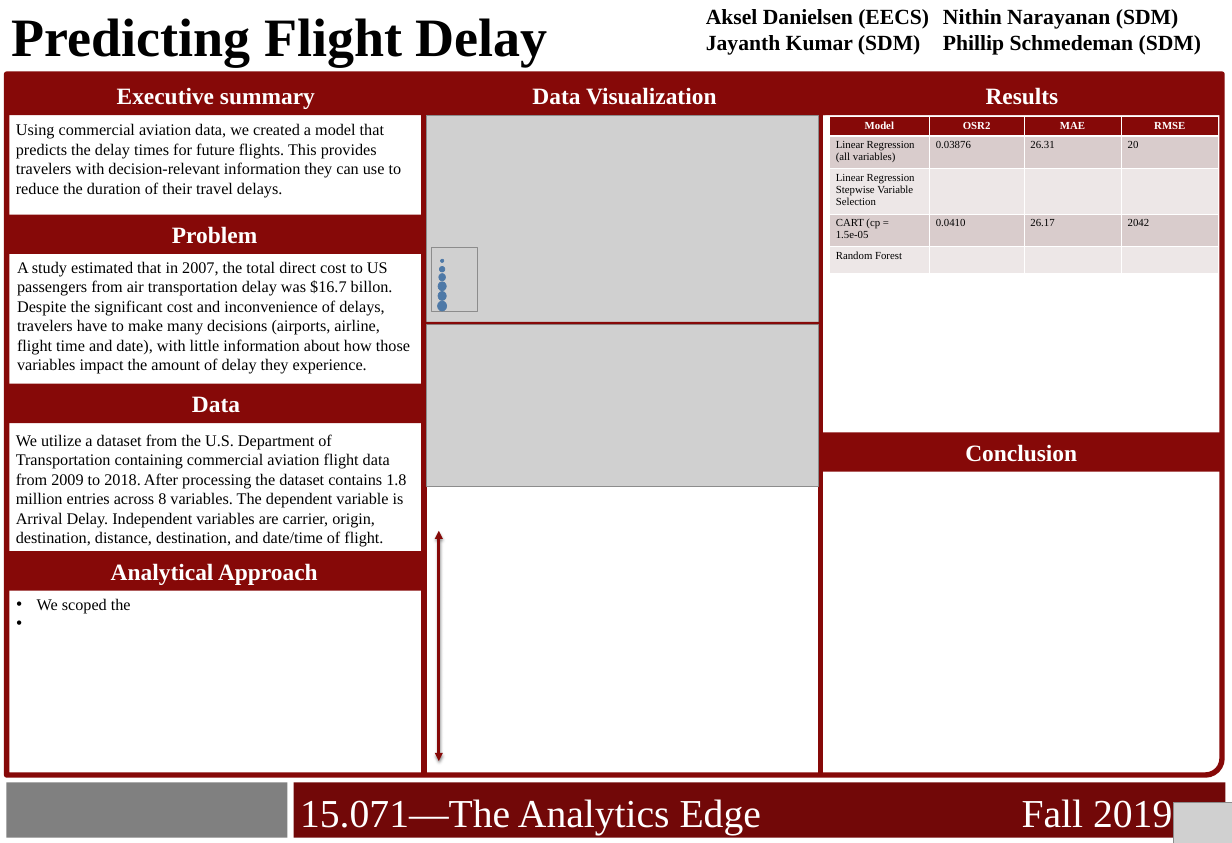
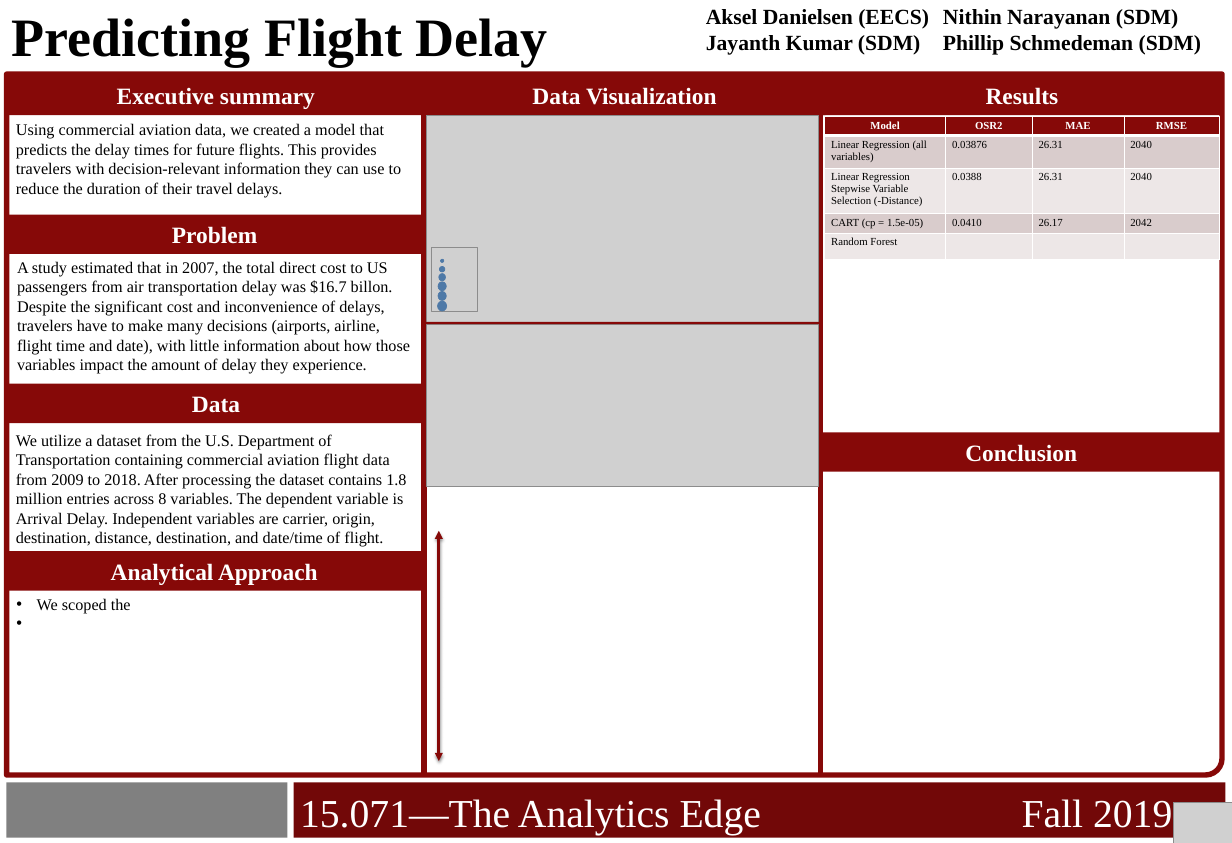
Before and after one commit to akselsd/MIT-15.071-Project, a slide deck: slide 2 of TM12_15.071_Term_Project_Poster.pptx. Drawn at 1232x843 pixels with LibreOffice and Linux fonts; fonts in the diff are those of the drawing; grey boxes stand for pictures; background and template pictures are left out. Boxes give left, top, right and bottom in pixels: in the first picture for what was removed or moved away, otherwise in the second. Text is boxed around its words. In the diff, an @@ line names an element or a change of style, - is before the commit and + after.

Commit message:
poster updates

```diff
--- a/TM12_15.071_Term_Project_Poster.pptx
+++ b/TM12_15.071_Term_Project_Poster.pptx
@@ table at (x1=825, y1=116, x2=1220, y2=259) @@
-row 2, column 4: 20
+row 2, column 4: 2040
-row 3: Linear Regression Stepwise Variable Selection |  |  | 
+row 3: Linear Regression Stepwise Variable Selection (-Distance) | 0.0388 | 26.31 | 2040
-row 4, column 1: CART (cp = 1.5e-05
+row 4, column 1: CART (cp = 1.5e-05)
@@ table resized from (x1=829, y1=117, x2=1218, y2=263) to (x1=825, y1=116, x2=1220, y2=259) @@
```
